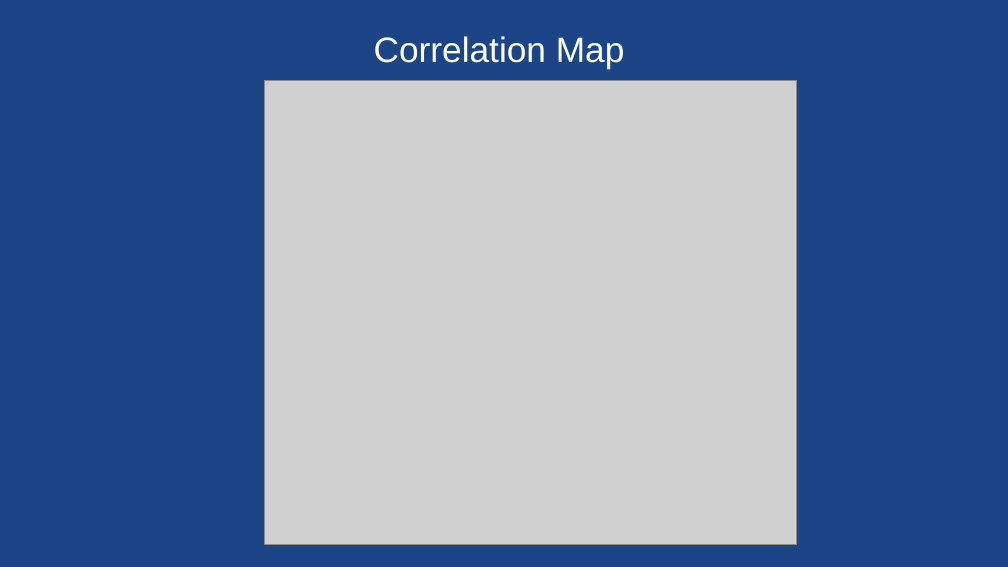
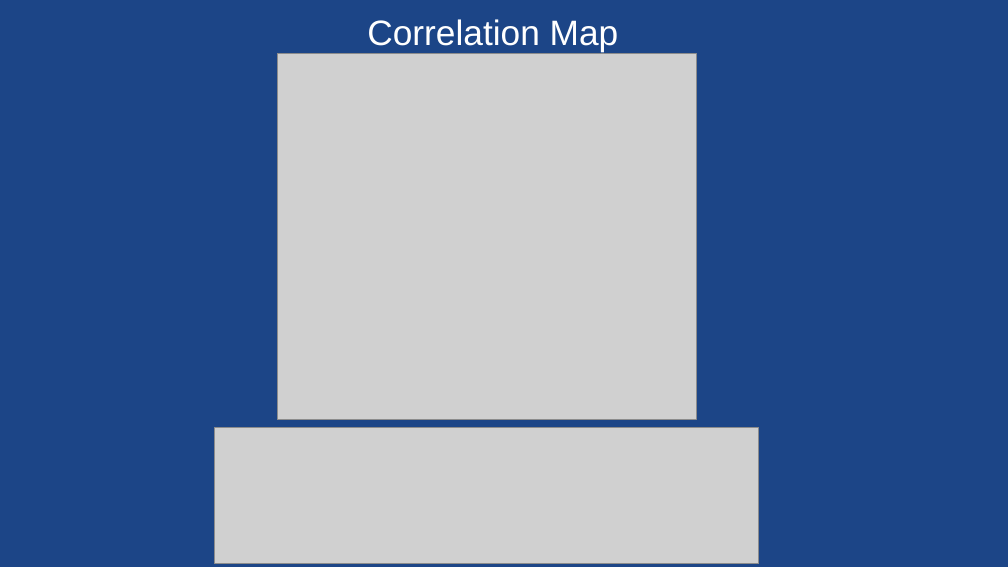
Before and after one commit to cquiroz31/G1_Project_1, a slide deck: slide 11 of Project 1 .pptx. Drawn at 1008x567 pixels with LibreOffice and Linux fonts; fonts in the diff are those of the drawing; grey boxes stand for pictures. Boxes give left, top, right and bottom in pixels: in the first picture for what was removed or moved away, otherwise in the second. Text is boxed around its words. In the diff, an @@ line names an element or a change of style, - is before the commit and + after.

```diff
--- a/Project 1 .pptx
+++ b/Project 1 .pptx
@@ title "Correlation Map": place and size @@
-title "Correlation Map" at [374, 36, 625, 69]
+title "Correlation Map" at [367, 19, 619, 51]
@@ picture: place and size @@
-picture at [265, 81, 796, 545]
+picture at [277, 53, 696, 419]
@@ picture added at [215, 427, 759, 563] @@
```
Also in this commit, not shown: 3 other slides changed, 1 slide added, 1 slide removed.
